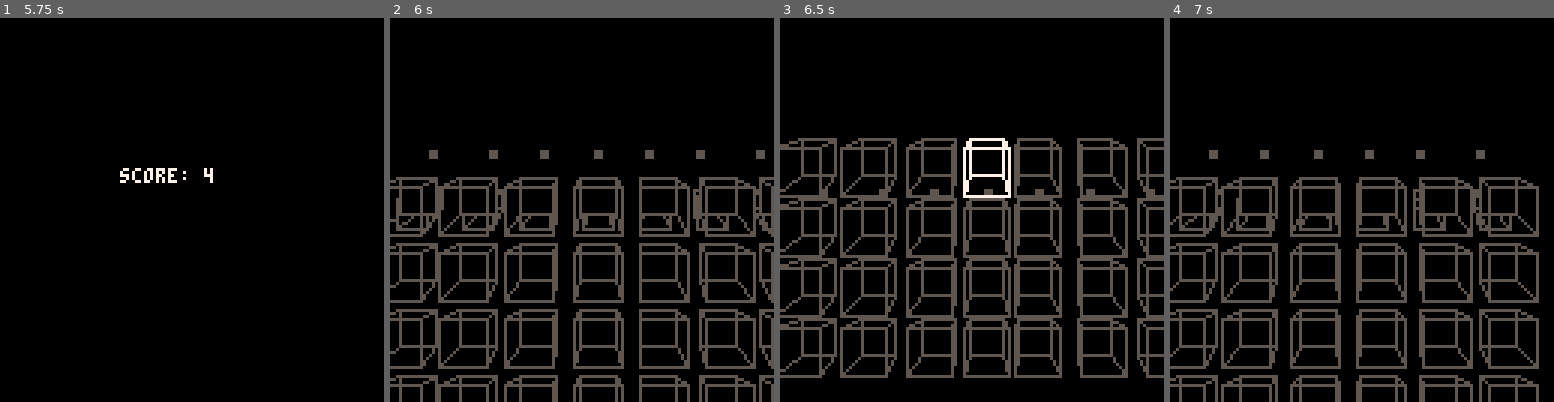
Above: before the commit, frames 1-4 (left to right).
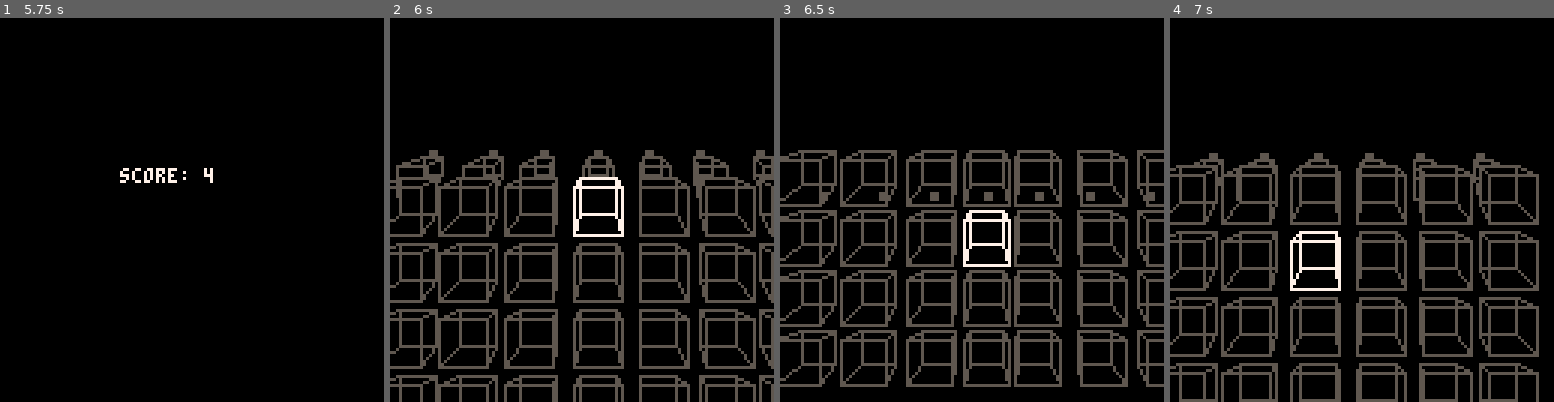
Above: after the commit, the same moments.

Repository: abemassry/dimensional-jump
Game: PICO-8 cartridge dimensional-jump.p8
Same seed, same stepped clock (60 frames per second), same inputs: the game is played once before the commit and once after it.
Inputs:
- Up to frame 1 (5.75 s): tap X (X key) at 0.33, 1.07, 1.85, 2.97, 4.08, 5.2 s; tap O (Z key) at 0.7, 1.7, 2.1, 2.5, 2.9, 3.3, 3.7, 4.1, 4.5, 4.9, 5.3, 5.7 s; hold Right 1.6-2.1 s; hold Up 2.15-2.42 s; hold Right 2.47-3.03 s; hold Left 3.08-3.58 s; hold Down 3.63-3.97 s; hold Right 4.02-4.68 s; hold Up 4.73-5.03 s; hold Left 5.08-5.68 s; hold Down from 5.73 s (still down)
- Up to frame 2 (6 s): keep holding Down
- Up to frame 3 (6.5 s): release Down at 6.03 s; hold Right from 6.08 s (still down); tap O (Z key) at 6.1 s; tap X (X key) at 6.32 s
- Up to frame 4 (7 s): tap O (Z key) at 6.5, 6.9 s; release Right at 6.58 s; hold Right from 6.63 s (still down)

Frame 1 is identical in both runs. In frame 2, 3.7% of the frame differs, in the area x 1-100%, y 35-58%; in frame 3, 22%, in the area x 0-100%, y 31-97%; in frame 4, 20%.

Commit message:
got 3d level fully incorporated, closes #12

Diff:
--- a/dimensional-jump.p8
+++ b/dimensional-jump.p8
@@ -514,16 +514,11 @@
 function three_level_start()
 	reset_stage = false
 	three_level = {
-		x=64,
-		y=64,
-		s=4,
 		u=0,
 		current= 0,
 		prevcurrent = 0,
 		lvl = 0,
 		xnudge = 0,
-		ynudge = 0,
-		ydiff = 0,
 		xcpos = 0,
 		jumpanim = 0,
 		startanim = 0,
@@ -581,7 +576,7 @@
 					self.lvl -= 1
 					self.uppress = false
 				end
-				if (downpress == true) then
+				if (self.downpress == true) then
 					self.lvl += 1
 					self.downpress = false
 				end
@@ -623,50 +618,47 @@
 				self.startanim = 0
 				self.blocksize = 8
 			end
+
+
 		end,
 
 		draw=function(self)
 			cls()
 			for i=0,0 do
 				if (self.jumpanim == 0) then
-					self.ydiff = -17 + (i * 20) - (self.lvl*4)
+					ydiff = -17 + (i * 20) - (self.lvl*4)
 				else
-					self.ydiff = -17 + (i * 20) - (self.lvl*4) - (self.jumpanim * .2)
-				end
-
-				local zdiff = 7
-				local depth = 2
-				local blocksize = 8
-				local ja5 = 0
-				local ja5n = 0
-				local ja2 = 0
-				local ja2n = 0
-				local c = 5
-				if (self.lvl > 0) self.ydiff = self.ydiff + 5
-				if (self.lvl >= 3) self.ydiff = self.ydiff + 6
-				setup_block(self.xcpos+64+57,64+self.ydiff,zdiff,depth,12+self.xnudge,self.u,5,blocksize)
-				setup_block(self.xcpos+64+37,64+self.ydiff,zdiff,depth,10+self.xnudge,self.u,5,blocksize)
-				setup_block(self.xcpos+64+20,64+self.ydiff,zdiff,depth,8+self.xnudge,self.u,5,blocksize)
-				setup_block(self.xcpos+64+3,64+self.ydiff,zdiff,depth,7+self.xnudge,self.u,5,blocksize)
-				setup_block(self.xcpos+64-15,64+self.ydiff,zdiff,depth,4+self.xnudge,self.u,5,blocksize)
-				setup_block(self.xcpos+64-32,64+self.ydiff,zdiff,depth,2+self.xnudge,self.u,5,blocksize)
-				setup_block(self.xcpos+64-52,64+self.ydiff,zdiff,depth,0+self.xnudge,self.u,5,blocksize)
+					ydiff = -17 + (i * 20) - (self.lvl*4) - (self.jumpanim * .2)
+				end
+
+				zdiff = 7
+				depth = 2
+				self.blocksize = 8
+				if (self.lvl > 0) ydiff = ydiff + 5
+				if (self.lvl >= 3) ydiff = ydiff + 6
+				setup_block(self.xcpos+64+57,64+ydiff,zdiff,depth,12+self.xnudge,self.u,5,self.blocksize)
+				setup_block(self.xcpos+64+37,64+ydiff,zdiff,depth,10+self.xnudge,self.u,5,self.blocksize)
+				setup_block(self.xcpos+64+20,64+ydiff,zdiff,depth,8+self.xnudge,self.u,5,self.blocksize)
+				setup_block(self.xcpos+64+3,64+ydiff,zdiff,depth,7+self.xnudge,self.u,5,self.blocksize)
+				setup_block(self.xcpos+64-15,64+ydiff,zdiff,depth,4+self.xnudge,self.u,5,self.blocksize)
+				setup_block(self.xcpos+64-32,64+ydiff,zdiff,depth,2+self.xnudge,self.u,5,self.blocksize)
+				setup_block(self.xcpos+64-52,64+ydiff,zdiff,depth,0+self.xnudge,self.u,5,self.blocksize)
 			end
 			for i=0,3 do
 				if (self.jumpanim == 0) then
 					if (i > 0) then
 						break
 					end
-					self.ydiff = -10 + (i * 20) - (self.lvl*4)
-					blocksize = 8
+					ydiff = -10 + (i * 20) - (self.lvl*4)
+					self.blocksize = 8
 					zdiff = 3
 					ja5 = 0
 					ja5n = 0
 					ja2 = 0
 					ja2n = 0
 				else
-					self.ydiff = - 10 + (i * 20) - (self.lvl*4) - (self.jumpanim * .2)
-					blocksize = 8 - (self.jumpanim *.02)
+					ydiff = - 10 + (i * 20) - (self.lvl*4) - (self.jumpanim * .2)
+					self.blocksize = 8 - (self.jumpanim *.02)
 					zdiff = 3  + (self.jumpanim * .02)
 					ja5 = 5 + (self.jumpanim *.06)
 					ja5n = -5 - (self.jumpanim *.06)
@@ -674,29 +666,29 @@
 					ja2n = -2 - (self.jumpanim *.06)
 				end
 				depth = 5
-				if (level > 0) self.ydiff = self.ydiff + 5 + (self.jumpanim * .2)
-				if (level >= 3) self.ydiff = self.ydiff + 6 + (self.jumpanim * .2)
+				if (self.lvl > 0) ydiff = ydiff + 5 + (self.jumpanim * .2)
+				if (self.lvl >= 3) ydiff = ydiff + 6 + (self.jumpanim * .2)
 				c = 5
 				if (self.prevcurrent == 3 and self.jumppress == true and i == self.lvl) c = 7
-				setup_block(ja5+self.xcpos+64+55,64+self.ydiff,zdiff,depth,12+self.xnudge,self.u,c,blocksize)
+				setup_block(ja5+self.xcpos+64+55,64+ydiff,zdiff,depth,12+self.xnudge,self.u,c,self.blocksize)
 				c = 5
 				if (self.prevcurrent == 2 and self.jumppress == true and i == self.lvl) c = 7
-				setup_block(ja5+self.xcpos+64+35,64+self.ydiff,zdiff,depth,10+self.xnudge,self.u,c,blocksize)
+				setup_block(ja5+self.xcpos+64+35,64+ydiff,zdiff,depth,10+self.xnudge,self.u,c,self.blocksize)
 				c = 5
 				if (self.prevcurrent == 1 and self.jumppress == true and i == self.lvl) c = 7
-				setup_block(ja2+self.xcpos+64+18,64+self.ydiff,zdiff,depth,8+self.xnudge,self.u,c,blocksize)
+				setup_block(ja2+self.xcpos+64+18,64+ydiff,zdiff,depth,8+self.xnudge,self.u,c,self.blocksize)
 				c = 5
 				if (self.prevcurrent == 0 and self.jumppress == true and i == self.lvl) c = 7
-				setup_block(self.xcpos+64,64+self.ydiff,zdiff,depth,7+self.xnudge,self.u,c,blocksize)
+				setup_block(self.xcpos+64,64+ydiff,zdiff,depth,7+self.xnudge,self.u,c,self.blocksize)
 				c = 5
 				if (self.prevcurrent == -1 and self.jumppress == true and i == self.lvl) c = 7
-				setup_block(ja2n+self.xcpos+64-18,64+self.ydiff,zdiff,depth,4+self.xnudge,self.u,c,blocksize)
+				setup_block(ja2n+self.xcpos+64-18,64+ydiff,zdiff,depth,4+self.xnudge,self.u,c,self.blocksize)
 				c = 5
 				if (self.prevcurrent == -2 and self.jumppress == true and i == self.lvl) c = 7
-				setup_block(ja5n+self.xcpos+64-35,64+self.ydiff,zdiff,depth,2+self.xnudge,self.u,c,blocksize)
+				setup_block(ja5n+self.xcpos+64-35,64+ydiff,zdiff,depth,2+self.xnudge,self.u,c,self.blocksize)
 				c = 5
 				if (self.prevcurrent == -3 and self.jumppress == true and i == self.lvl) c = 7
-				setup_block(ja5n+self.xcpos+64-55,64+self.ydiff,zdiff,depth,0+self.xnudge,self.u,c,blocksize)
+				setup_block(ja5n+self.xcpos+64-55,64+ydiff,zdiff,depth,0+self.xnudge,self.u,c,self.blocksize)
 			end
 			for j=0,3 do
 				if (self.jumpanim < -40) then
@@ -705,35 +697,35 @@
 				i= (self.jumpanim * .5)
 				if (self.jumpanim == 0) then
 					self.blocksize = 8
-					self.ydiff = j*22 - (self.lvl*4)
+					ydiff = j*22 - (self.lvl*4)
 				else
-					self.ydiff = j*22 - (self.lvl*4) - (self.jumpanim * .2)
+					ydiff = j*22 - (self.lvl*4) - (self.jumpanim * .2)
 					self.blocksize = 8 - (self.jumpanim * .02)
 				end
 				i = 0
 				depth = 5
 				c = 5
 				if (j == self.lvl) u = -(j-0.5)
-				if (current == 3 and j == self.lvl) c = 7
-				setup_block(self.xcpos+64+60,64+self.ydiff,i,depth,13+self.xnudge,self.u,c,self.blocksize)
-				c = 5
-				if (current == 2 and j == self.lvl) c = 7
-				setup_block(self.xcpos+64+40,64+self.ydiff,i,depth,11+self.xnudge,self.u,c,self.blocksize)
-				c = 5
-				if (current == 1 and j == self.lvl) c = 7
-				setup_block(self.xcpos+64+20,64+self.ydiff,i,depth,9+self.xnudge,self.u,c,self.blocksize)
-				c = 5
-				if (current == 0 and j == self.lvl) c = 7
-				setup_block(self.xcpos+64,64+self.ydiff,i,depth,7+self.xnudge,self.u,c,self.blocksize)
-				c = 5
-				if (current == -1 and j == self.lvl) c = 7
-				setup_block(self.xcpos+64-20,64+self.ydiff,i,depth,4+self.xnudge,self.u,c,self.blocksize)
-				c = 5
-				if (current == -2 and j == self.lvl) c = 7
-				setup_block(self.xcpos+64-40,64+self.ydiff,i,depth,2+self.xnudge,self.u,c,self.blocksize)
-				c = 5
-				if (current == -3 and j == self.lvl) c = 7
-				setup_block(self.xcpos+64-60,64+self.ydiff,i,depth,0+self.xnudge,self.u,c,self.blocksize)
+				if (self.current == 3 and j == self.lvl) c = 7
+				setup_block(self.xcpos+64+60,64+ydiff,i,depth,13+self.xnudge,self.u,c,self.blocksize)
+				c = 5
+				if (self.current == 2 and j == self.lvl) c = 7
+				setup_block(self.xcpos+64+40,64+ydiff,i,depth,11+self.xnudge,self.u,c,self.blocksize)
+				c = 5
+				if (self.current == 1 and j == self.lvl) c = 7
+				setup_block(self.xcpos+64+20,64+ydiff,i,depth,9+self.xnudge,self.u,c,self.blocksize)
+				c = 5
+				if (self.current == 0 and j == self.lvl) c = 7
+				setup_block(self.xcpos+64,64+ydiff,i,depth,7+self.xnudge,self.u,c,self.blocksize)
+				c = 5
+				if (self.current == -1 and j == self.lvl) c = 7
+				setup_block(self.xcpos+64-20,64+ydiff,i,depth,4+self.xnudge,self.u,c,self.blocksize)
+				c = 5
+				if (self.current == -2 and j == self.lvl) c = 7
+				setup_block(self.xcpos+64-40,64+ydiff,i,depth,2+self.xnudge,self.u,c,self.blocksize)
+				c = 5
+				if (self.current == -3 and j == self.lvl) c = 7
+				setup_block(self.xcpos+64-60,64+ydiff,i,depth,0+self.xnudge,self.u,c,self.blocksize)
 			end
 			if (self.jumppress == true) self.startanim += 1
 		end
